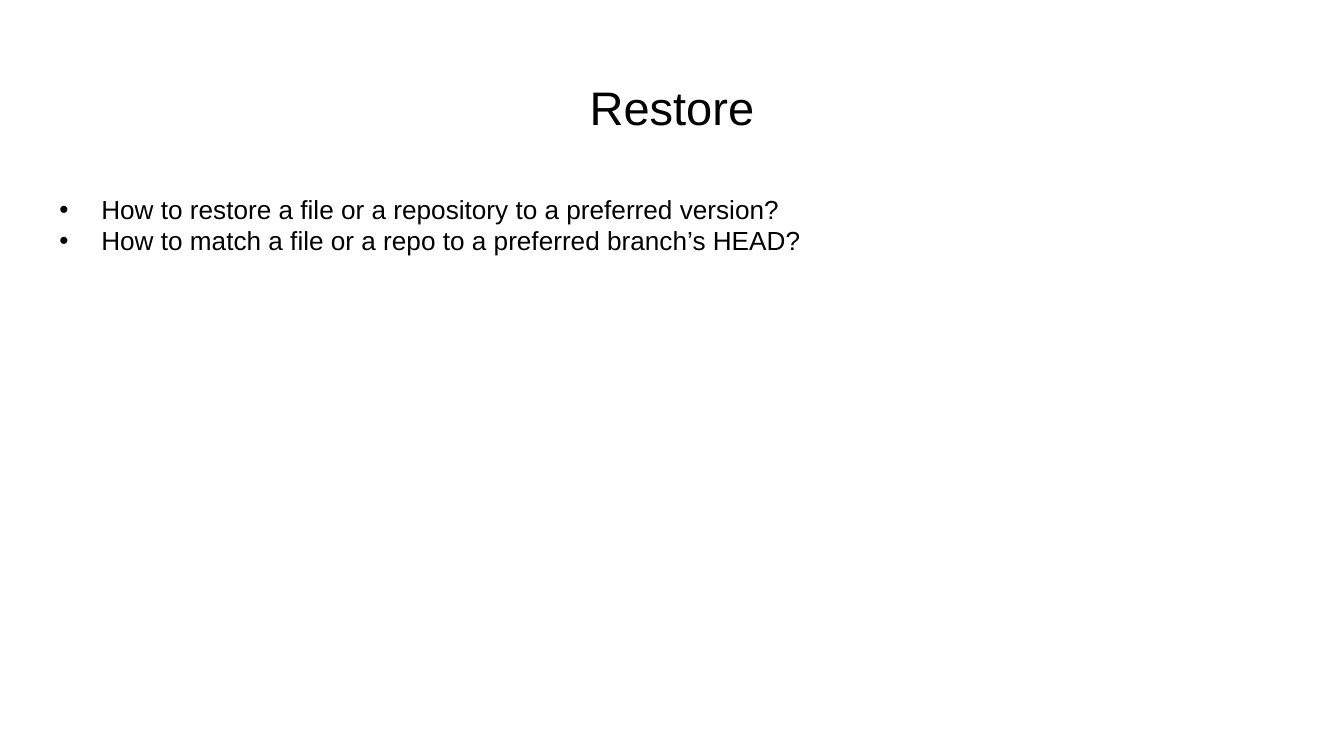
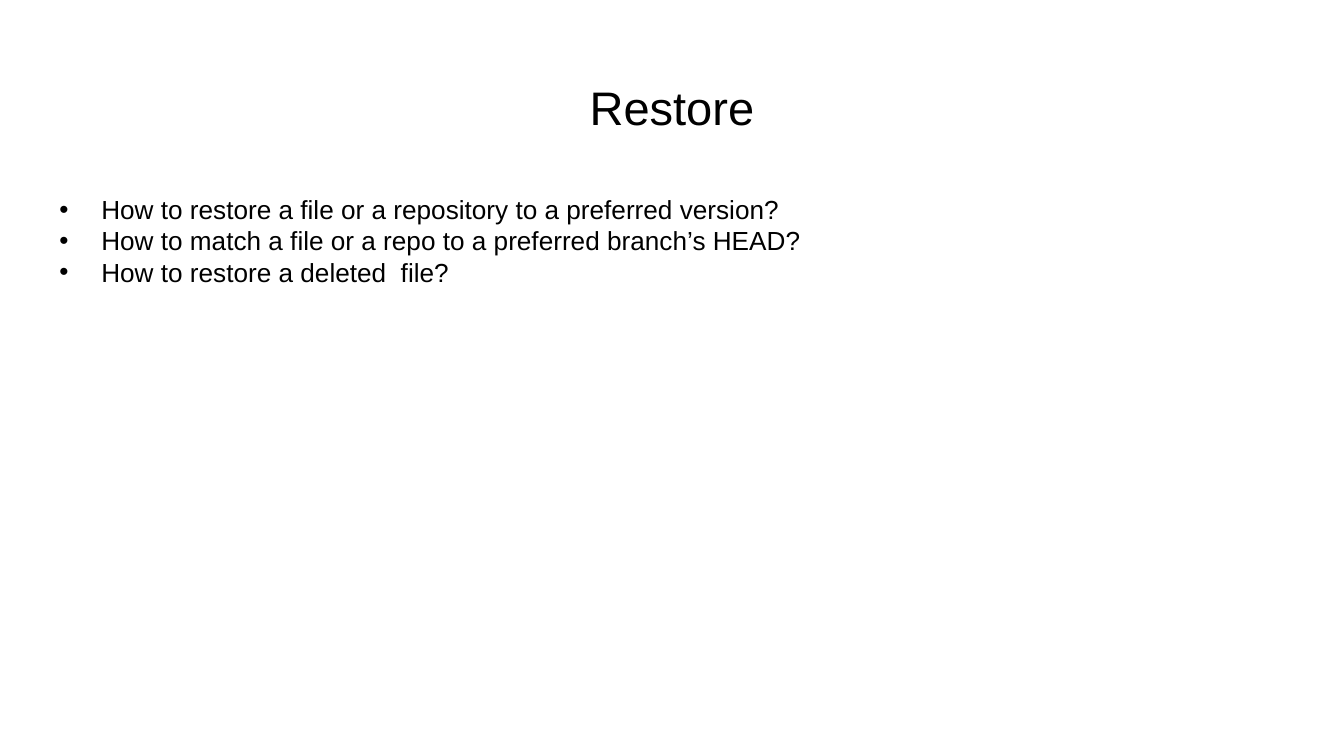
Before and after one commit to RUG-DCC-Research-Software/introduction_to_git_github, a slide deck: slide 48 of 07102025-Introduction_to_git_kapteyn.pptx. Drawn at 1344x756 pixels with LibreOffice and Linux fonts; fonts in the diff are those of the drawing. Boxes give left, top, right and bottom in pixels: in the first picture for what was removed or moved away, otherwise in the second. Text is boxed around its words. In the diff, an @@ line names an element or a change of style, - is before the commit and + after.

Commit message:
Updated the slides for deletion and restore

```diff
--- a/07102025-Introduction_to_git_kapteyn.pptx
+++ b/07102025-Introduction_to_git_kapteyn.pptx
@@ text at [101, 263, 449, 283]: paragraph added @@
+• How to restore a deleted file?
```
Also in this commit, not shown: 1 slide added.
